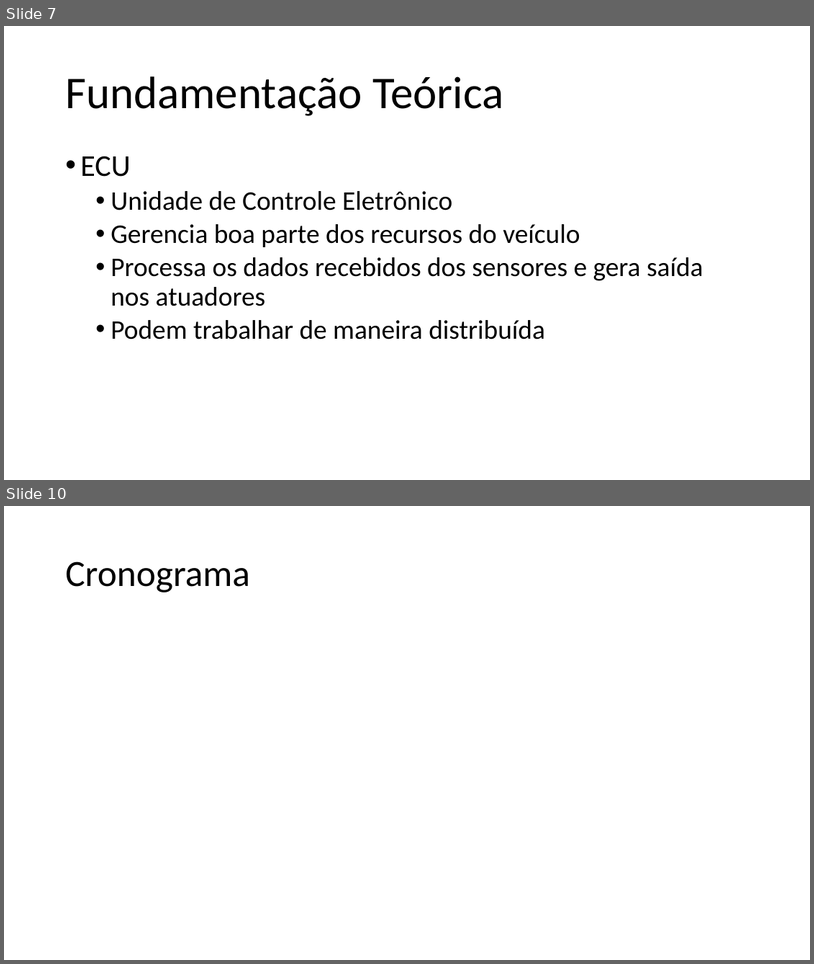
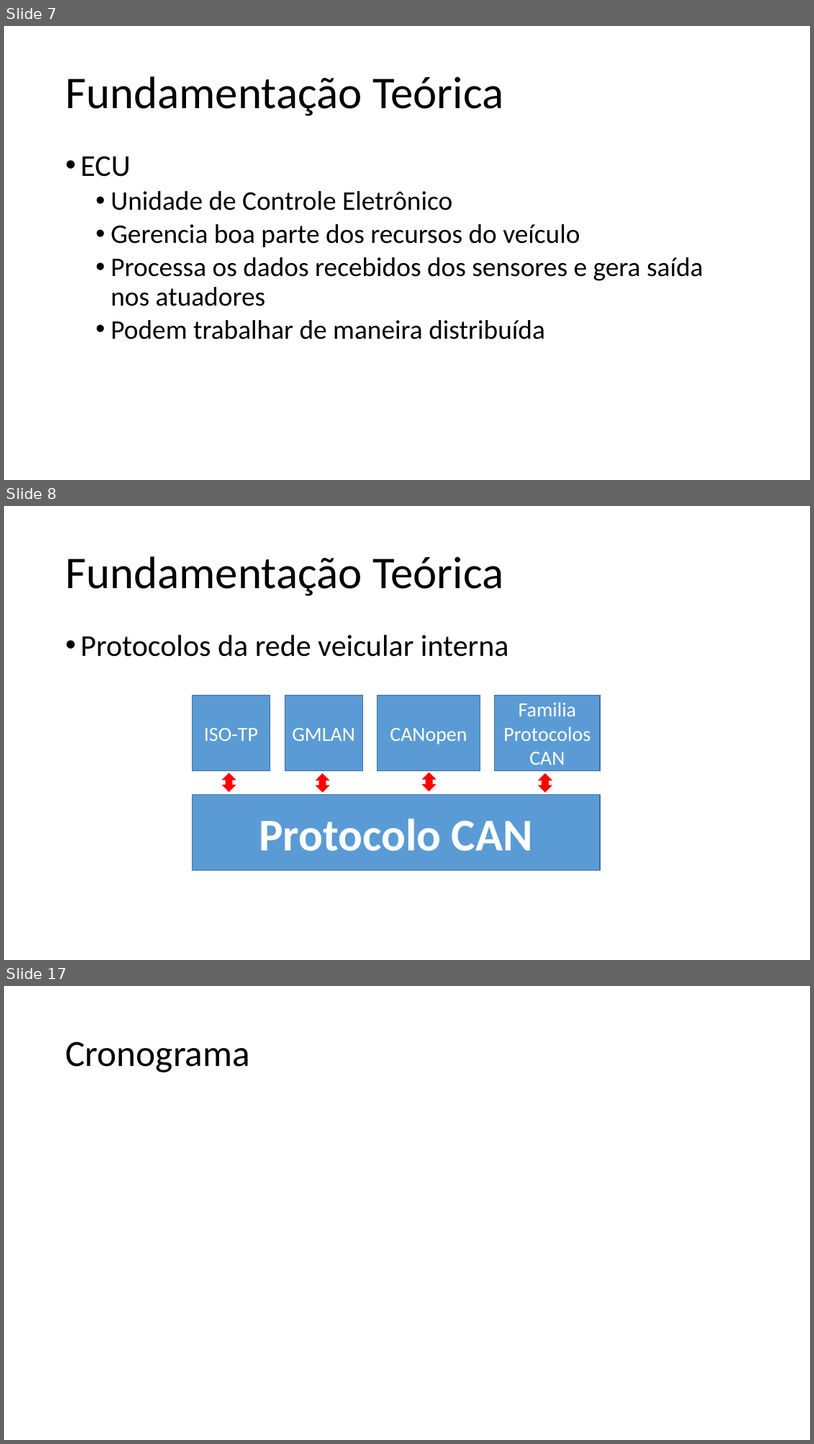
Before and after one commit to ruanlas/TADS2015, a slide deck: TCC-documentos/Apresentacao/TCC_v2.pptx. Shown one above the other, each under a label of ours: slides 7 and 10 before the commit, slides 7, 8 and 17 after it; the slides between them are not shown. The pictures are 814x964 and 814x1444 pixels, drawn with LibreOffice and Linux fonts; fonts in the diff are those of the drawing. Boxes give left, top, right and bottom in pixels: in the first picture for what was removed or moved away, otherwise in the second. Text is boxed around its words. In the diff, an @@ line names an element or a change of style, - is before the commit and + after.

```diff
--- a/TCC-documentos/Apresentacao/TCC_v2.pptx
+++ b/TCC-documentos/Apresentacao/TCC_v2.pptx
@@ slide 8 added at <box>4,506,810,960</box>, background #FFFFFF @@
@@ title added at <box>65,556,504,596</box>, 54 pt, text #000000 @@
+Fundamentação Teórica
@@ text added at <box>80,635,509,656</box>, 36 pt, text #000000 @@
+• Protocolos da rede veicular interna
@@ rectangle added at <box>192,695,270,770</box>, fill #5B9BD5, outline #43739E 1 pt, 24 pt, text #FFFFFF @@
+ISO-TP
@@ rectangle added at <box>285,695,363,770</box>, fill #5B9BD5, outline #43739E 1 pt, 24 pt, text #FFFFFF @@
+GMLAN
@@ rectangle added at <box>378,695,480,770</box>, fill #5B9BD5, outline #43739E 1 pt, 24 pt, text #FFFFFF @@
+CANopen
@@ rectangle added at <box>495,695,600,770</box>, fill #5B9BD5, outline #43739E 1 pt, 24 pt, text #FFFFFF @@
+Familia Protocolos CAN
@@ up down arrow added at <box>223,773,236,792</box>, fill #FF0000, outline #FF0000 1 pt @@
@@ up down arrow added at <box>316,773,329,792</box>, fill #FF0000, outline #FF0000 1 pt @@
@@ up down arrow added at <box>423,773,436,791</box>, fill #FF0000, outline #FF0000 1 pt @@
@@ up down arrow added at <box>540,773,552,792</box>, fill #FF0000, outline #FF0000 1 pt @@
@@ rectangle added at <box>192,795,600,870</box>, fill #5B9BD5, outline #43739E 1 pt, 54 pt, text #FFFFFF, bold @@
+Protocolo CAN
@@ what was slide 10 is now slide 17 @@
```
Also in this commit, not shown: 3 slides changed, 6 other slides added, 2 other files.
